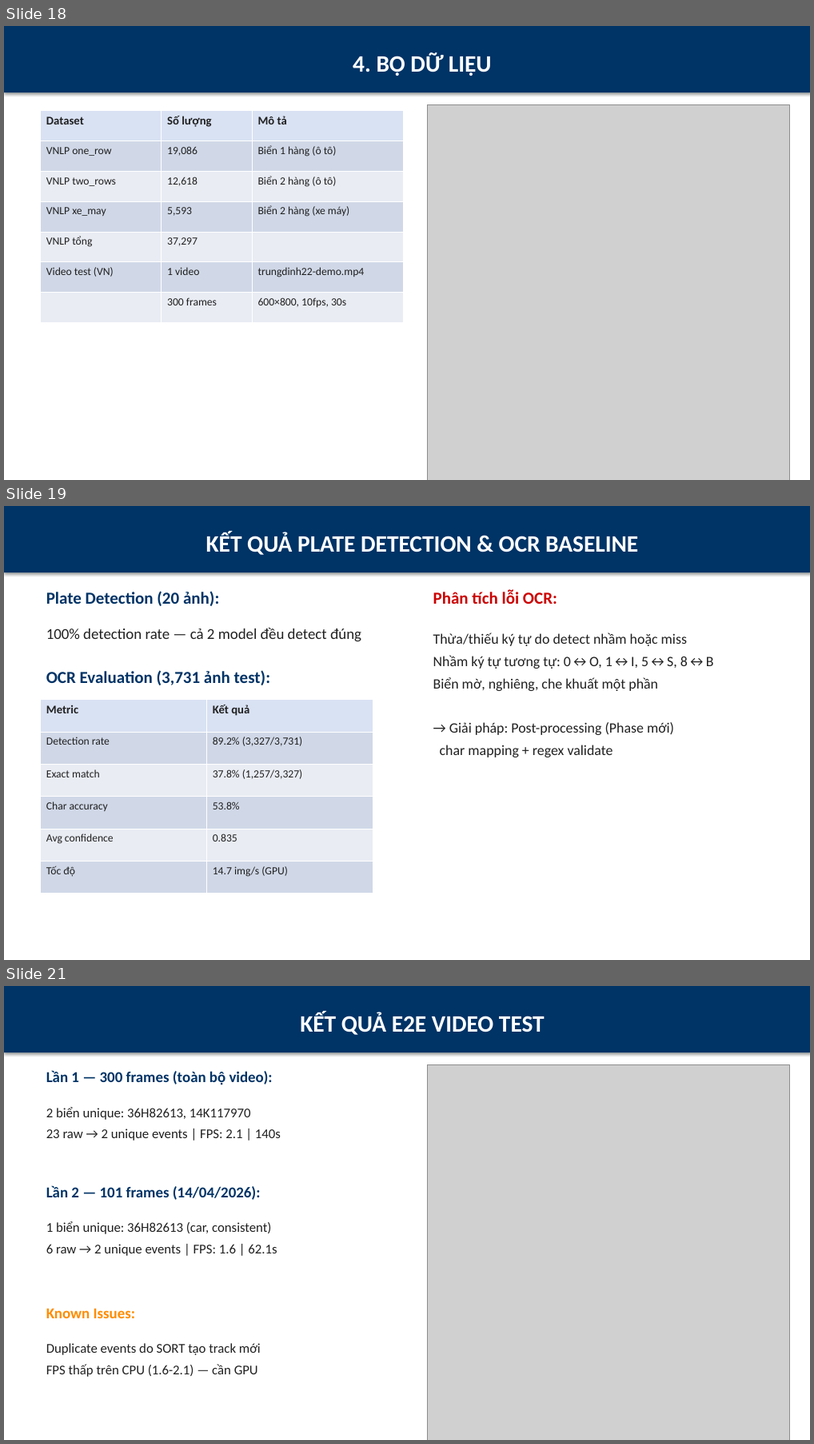
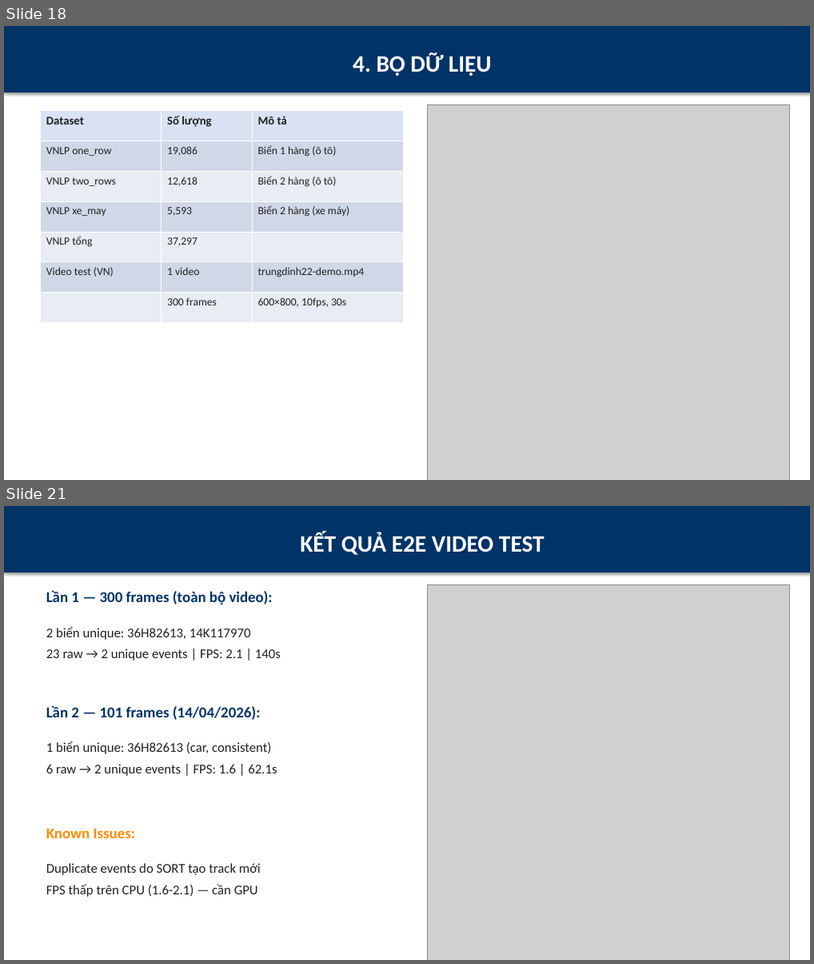
Before and after one commit to ukelele0718/bienso, a slide deck: slides/bao-ve-do-an.pptx. Shown one above the other, each under a label of ours: slides 18, 19 and 21 before the commit, slides 18 and 21 after it; the slides between them are not shown. The pictures are 814x1444 and 814x964 pixels, drawn with LibreOffice and Linux fonts; fonts in the diff are those of the drawing; grey boxes stand for pictures. Boxes give left, top, right and bottom in pixels: in the first picture for what was removed or moved away, otherwise in the second. Text is boxed around its words. In the diff, an @@ line names an element or a change of style, - is before the commit and + after.

Commit message:
docs: slides + E2E integration + full 3,731 eval reports
Agent G (E2E integration):
- E2E comparison on trungdinh22-demo.mp4 (300 frames)
- Baseline v5: 11.7 FPS, 23 events
- Finetuned v8: 20.3 FPS (+73%), 18 events (cleaner)
- Both find same 2 unique plates

Agent H (full 3,731 eval):
- Confirmed: Detection 89.2% → 99.9%, Exact 37.8% → 68.7%, Char 53.8% → 82.4%
- Error analysis: 0% no-detect (detector perfect), 83% char confusion → OCR is new bottleneck

Agent I (slides update):
- Slide 19: baseline vs finetuned comparison table
- Slide 20: rebranded to 'Fine-tune YOLOv8n' with +32.7pp callout
- Slide 23: tests 89 → 146
- Slide 24: new achievement bullet
- 27 slides, 2375 KB

```diff
--- a/slides/bao-ve-do-an.pptx
+++ b/slides/bao-ve-do-an.pptx
@@ slide 19 removed at [4, 506, 810, 960], background #FFFFFF @@
@@ rectangle removed at [4, 506, 810, 572] @@
-KẾT QUẢ PLATE DETECTION & OCR BASELINE
@@ text removed at [46, 591, 219, 606] @@
-Plate Detection (20 ảnh):
@@ text removed at [434, 590, 558, 604] @@
-Phân tích lỗi OCR:
@@ text removed at [46, 628, 362, 642] @@
-100% detection rate — cả 2 model đều detect đúng
@@ text removed at [434, 632, 714, 757] @@
-Thừa/thiếu ký tự do detect nhầm hoặc miss
-Nhầm ký tự tương tự: 0↔O, 1↔I, 5↔S, 8↔B
-Biển mờ, nghiêng, che khuất một phần
-→ Giải pháp: Post-processing (Phase mới)
-char mapping + regex validate
@@ text removed at [46, 670, 270, 685] @@
-OCR Evaluation (3,731 ảnh test):
@@ table removed at [40, 700, 373, 893], 6 rows, 2 columns @@
-Metric | Kết quả
-Detection rate | 89.2% (3,327/3,731)
-Exact match | 37.8% (1,257/3,327)
-Char accuracy | 53.8%
-Avg confidence | 0.835
-Tốc độ | 14.7 img/s (GPU)
```
Also in this commit, not shown: 2 slides changed, 2 slides added, 1 other slide removed, 4 other files.
